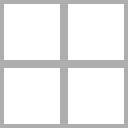
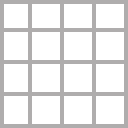
Before/after of a 128x128 layered artwork. What changed in the layer stack:
painted on "Layer 10" over [4, 4, 124, 124]
removed layer "Layer 8" over [4, 4, 124, 124]
